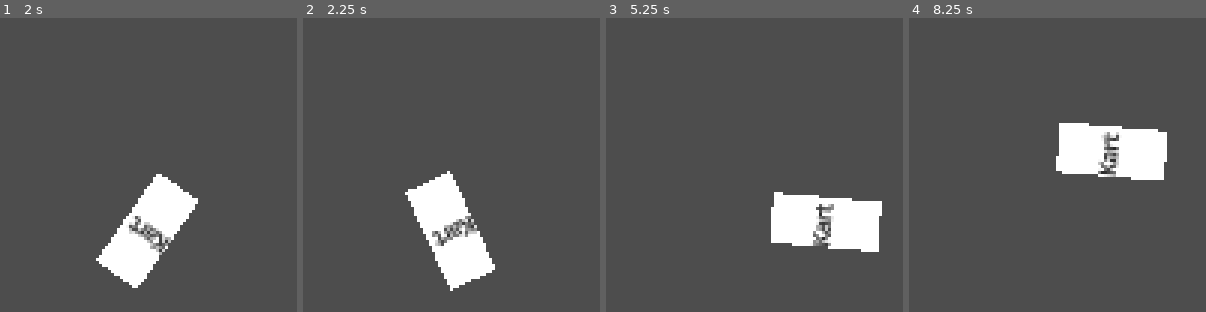
Above: before the commit, frames 1-4 (left to right).
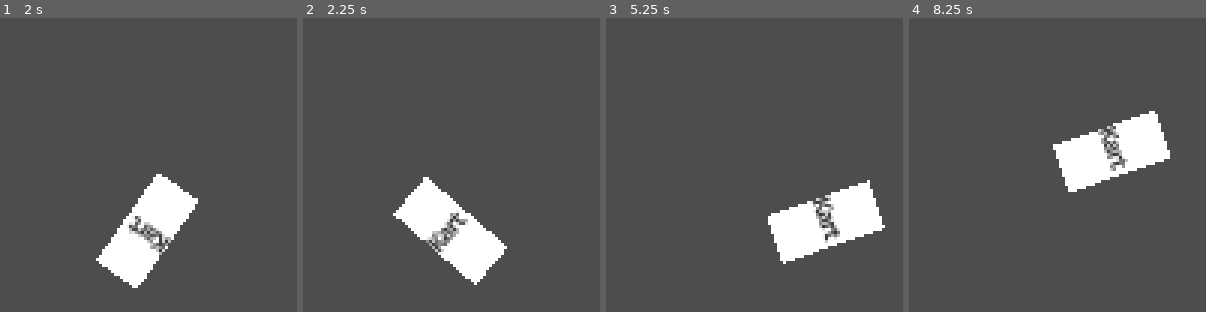
Above: after the commit, the same moments.

Repository: hpi-swa-lab/godot-pronto
Game: Godot game, scene res://prototypes/week-0-kart-lightning.tscn
Two runs of this game, one before a commit and one after it. Both use one fixed random seed, a clock stepped at 60 frames per second and the inputs below. The project has no main scene, so this scene is started directly.
Inputs (mouse positions are in pixels of both pictures, inside the frame that each line leads up to):
- Up to frame 1 (2 s): tap Enter at 0.5 s; move the mouse to (outside the picture) at 0.52 s; hold Right (ui_right) 0.53-1.25 s; tap Tab at 0.6 s; click (outside the picture) at 0.67 s; tap Up (ui_up) at 0.77 s; drag from (outside the picture) to (outside the picture) at 1.27 s
- Up to frame 2 (2.25 s): tap Space at 2 s; move the mouse to (outside the picture) at 2.02 s; hold Left (ui_left) from 2.03 s (still down); tap Tab at 2.1 s
- Up to frame 3 (5.25 s): release Left (ui_left) at 2.75 s; drag from (outside the picture) to (outside the picture) at 2.77 s; tap Enter at 3.5 s; move the mouse to (outside the picture) at 3.52 s; hold Right (ui_right) 3.53-4.25 s; tap Tab at 3.6, 5.1 s; tap Up (ui_up) at 3.77 s; drag from (outside the picture) to (outside the picture) at 4.27 s; tap Space at 5 s; move the mouse to (810, 300) at 5.02 s; hold Right (ui_right) from 5.03 s (still down); click (810, 300) at 5.17 s
- Up to frame 4 (8.25 s): release Right (ui_right) at 5.75 s; drag from (outside the picture) to (outside the picture) at 5.77 s; tap Enter at 6.5 s; move the mouse to (outside the picture) at 6.52 s; hold Left (ui_left) 6.53-7.25 s; tap Tab at 6.6, 8.1 s; tap Up (ui_up) at 6.77 s; drag from (outside the picture) to (outside the picture) at 7.27 s; tap Space at 8 s; move the mouse to (outside the picture) at 8.02 s; hold Right (ui_right) from 8.03 s (still down)

Frame 1 is identical in both runs. In frame 2, 3.5% of the frame differs, in the area x 30-69%, y 52-93%; in frame 3, 3.5%, in the area x 54-94%, y 55-84%; in frame 4, 3.5%.

Commit message:
add spin animation on trigger and use custom code execution for setting max velocity

Diff:
--- a/prototypes/week-0-kart-lightning.tscn
+++ b/prototypes/week-0-kart-lightning.tscn
@@ -1,26 +1,49 @@
-[gd_scene load_steps=19 format=3 uid="uid://dw4frlvr7ghss"]
+[gd_scene load_steps=18 format=3 uid="uid://dw4frlvr7ghss"]
 
 [ext_resource type="Script" path="res://addons/pronto/behaviors/Placeholder.gd" id="1_8m86w"]
 [ext_resource type="Script" path="res://addons/pronto/behaviors/Move.gd" id="2_4g7h6"]
-[ext_resource type="Script" path="res://addons/pronto/behaviors/Bind.gd" id="3_7p7ih"]
 [ext_resource type="Script" path="res://addons/pronto/behaviors/Controls.gd" id="3_ev3hj"]
 [ext_resource type="Script" path="res://addons/pronto/helpers/Connection.gd" id="4_gty2v"]
-[ext_resource type="Script" path="res://addons/pronto/helpers/SourceProp.gd" id="4_u17nd"]
 [ext_resource type="Script" path="res://addons/pronto/behaviors/Key.gd" id="5_p6ay7"]
 [ext_resource type="Script" path="res://addons/pronto/behaviors/Value.gd" id="6_wlhs4"]
 [ext_resource type="Script" path="res://addons/pronto/behaviors/Clock.gd" id="8_k2jw4"]
 
-[sub_resource type="Resource" id="Resource_dn0yn"]
-script = ExtResource("4_u17nd")
-name = ""
-from = NodePath("../../../Slow")
-prop = "value"
+[sub_resource type="Animation" id="Animation_xftfa"]
+resource_name = "spin"
+length = 0.5
+tracks/0/type = "value"
+tracks/0/imported = false
+tracks/0/enabled = true
+tracks/0/path = NodePath(".:rotation")
+tracks/0/interp = 1
+tracks/0/loop_wrap = true
+tracks/0/keys = {
+"times": PackedFloat32Array(0, 0.5),
+"transitions": PackedFloat32Array(1, 1),
+"update": 0,
+"values": [0.0, 6.28319]
+}
 
-[sub_resource type="Resource" id="Resource_8lh2p"]
-script = ExtResource("4_u17nd")
-name = ""
-from = NodePath("../../../Fast")
-prop = "value"
+[sub_resource type="Animation" id="Animation_4mps3"]
+length = 0.001
+tracks/0/type = "value"
+tracks/0/imported = false
+tracks/0/enabled = true
+tracks/0/path = NodePath(".:rotation")
+tracks/0/interp = 1
+tracks/0/loop_wrap = true
+tracks/0/keys = {
+"times": PackedFloat32Array(0),
+"transitions": PackedFloat32Array(1),
+"update": 0,
+"values": [0.0]
+}
+
+[sub_resource type="AnimationLibrary" id="AnimationLibrary_ajm2n"]
+_data = {
+"RESET": SubResource("Animation_4mps3"),
+"spin": SubResource("Animation_xftfa")
+}
 
 [sub_resource type="Resource" id="Resource_5mx72"]
 script = ExtResource("4_gty2v")
@@ -49,16 +72,7 @@
 only_if = "true"
 expression = ""
 
-[sub_resource type="Resource" id="Resource_sdh8h"]
-script = ExtResource("4_gty2v")
-signal_name = "just_down"
-to = NodePath("../CharacterBody2D/Move/SlowBind")
-invoke = "update"
-arguments = []
-only_if = "true"
-expression = ""
-
-[sub_resource type="Resource" id="Resource_kkn0q"]
+[sub_resource type="Resource" id="Resource_215i0"]
 script = ExtResource("4_gty2v")
 signal_name = "just_down"
 to = NodePath("FastClock")
@@ -67,23 +81,32 @@
 only_if = "true"
 expression = ""
 
-[sub_resource type="Resource" id="Resource_ih184"]
+[sub_resource type="Resource" id="Resource_3j73q"]
 script = ExtResource("4_gty2v")
-signal_name = "elapsed"
-to = NodePath("../../CharacterBody2D/Move/FastBind")
-invoke = "update"
-arguments = []
+signal_name = "just_down"
+to = NodePath("../CharacterBody2D/Move")
+invoke = "set"
+arguments = ["\"max_velocity\"", "from.get_node(\"../Slow\").value"]
 only_if = "true"
 expression = ""
 
-[sub_resource type="Resource" id="Resource_gqmtt"]
+[sub_resource type="Resource" id="Resource_rbvv0"]
+script = ExtResource("4_gty2v")
+signal_name = "just_down"
+to = NodePath("../CharacterBody2D/Placeholder")
+invoke = "set_meta"
+arguments = ["\"foo\"", "(func(): to.get_node(\"AnimationPlayer\").play(\"spin\"); return 0).call()"]
+only_if = "true"
+expression = ""
+
+[sub_resource type="Resource" id="Resource_b57bi"]
 script = ExtResource("4_gty2v")
 signal_name = "elapsed"
-to = NodePath("")
-invoke = ""
-arguments = []
+to = NodePath("../../CharacterBody2D/Move")
+invoke = "set"
+arguments = ["\"max_velocity\"", "from.get_node(\"../../Fast\").value"]
 only_if = "true"
-expression = "print(\"go fast\")"
+expression = ""
 
 [node name="week-0-kart-lightning" type="Node"]
 
@@ -96,28 +119,17 @@
 placeholder_size = Vector2(24, 52)
 metadata/_edit_lock_ = true
 
+[node name="AnimationPlayer" type="AnimationPlayer" parent="CharacterBody2D/Placeholder"]
+libraries = {
+"": SubResource("AnimationLibrary_ajm2n")
+}
+
 [node name="Move" type="Node2D" parent="CharacterBody2D"]
 position = Vector2(103, 79)
 script = ExtResource("2_4g7h6")
 friction = 50.0
 rotated = true
 rotation_speed = 300.0
-
-[node name="SlowBind" type="Node2D" parent="CharacterBody2D/Move"]
-position = Vector2(-72, 31)
-script = ExtResource("3_7p7ih")
-from = Array[ExtResource("4_u17nd")]([SubResource("Resource_dn0yn")])
-to_prop = "max_velocity"
-convert = "value0"
-one_shot = true
-
-[node name="FastBind" type="Node2D" parent="CharacterBody2D/Move"]
-position = Vector2(-53, 68)
-script = ExtResource("3_7p7ih")
-from = Array[ExtResource("4_u17nd")]([SubResource("Resource_8lh2p")])
-to_prop = "max_velocity"
-convert = "value0"
-one_shot = true
 
 [node name="Controls" type="Node2D" parent="."]
 position = Vector2(691, 448)
@@ -128,14 +140,14 @@
 position = Vector2(525, 446)
 script = ExtResource("5_p6ay7")
 key = "Space"
-metadata/pronto_connections = [SubResource("Resource_sdh8h"), SubResource("Resource_kkn0q")]
+metadata/pronto_connections = [SubResource("Resource_215i0"), SubResource("Resource_3j73q"), SubResource("Resource_rbvv0")]
 
 [node name="FastClock" type="Node2D" parent="Trigger"]
 position = Vector2(80, 51)
 script = ExtResource("8_k2jw4")
 one_shot = true
 paused = true
-metadata/pronto_connections = [SubResource("Resource_ih184"), SubResource("Resource_gqmtt")]
+metadata/pronto_connections = [SubResource("Resource_b57bi")]
 
 [node name="Slow" type="Node2D" parent="."]
 position = Vector2(555, 511)
